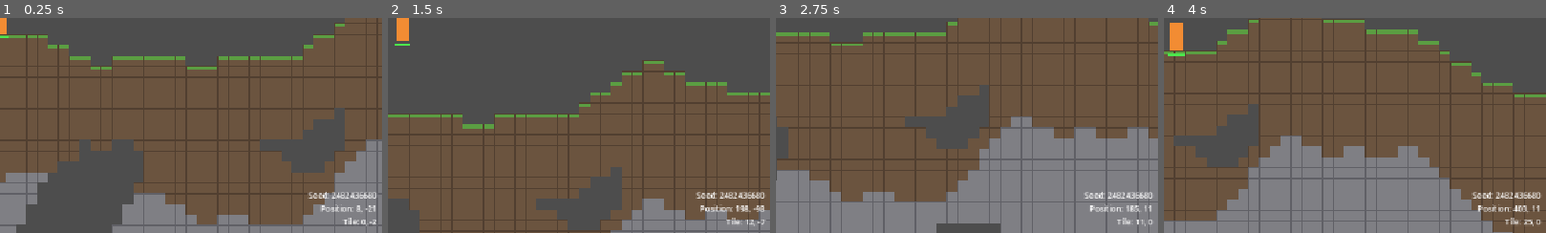
Above: before the commit, frames 1-4 (left to right).
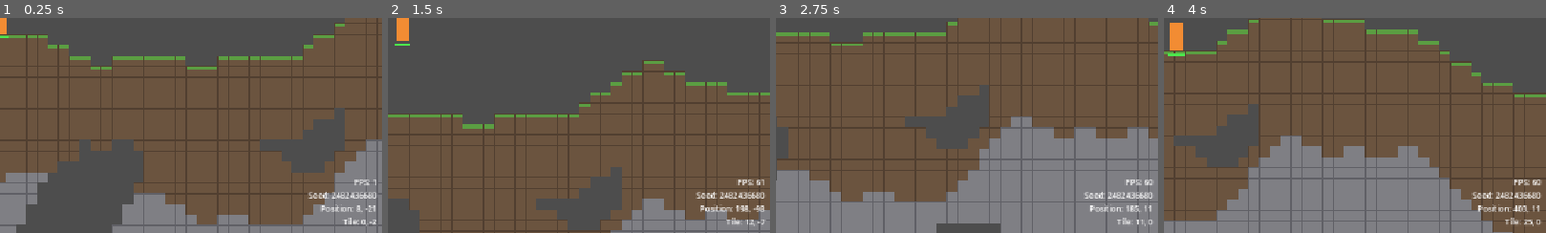
Above: after the commit, the same moments.

Repository: meyer1994/trr
Game: Godot game, scene res://scenes/main.tscn
Two runs of this game, one before a commit and one after it. Both use one fixed random seed, a clock stepped at 60 frames per second and the inputs below.
Inputs (mouse positions are % of the whole screen's width and height, from its top left):
- Up to frame 1 (0.25 s): no input
- Up to frame 2 (1.5 s): tap Enter at 0.5 s; move the mouse to (3, 69) at 0.52 s; press the mouse at (3, 69) at 0.53 s; hold Right (move_right) from 0.53 s (still down); tap Space (jump) at 0.77 s; move the mouse to (3, 75) at 1.27 s; release the mouse at (3, 75) at 1.28 s; right-click (3, 75) at 1.35 s; click (3, 75) at 1.42 s
- Up to frame 3 (2.75 s): tap Space (jump) at 1.52 s; move the mouse to (3, 82) at 2.02 s; release Right (move_right) at 2.03 s; hold Left (move_left) from 2.03 s (still down); tap 1 at 2.1 s; click (3, 82) at 2.17 s
- Up to frame 4 (4 s): move the mouse to (3, 89) at 2.77 s; release Left (move_left) at 2.78 s; hold Right (move_right) from 2.78 s (still down); tap 2 at 2.85 s; click (3, 89) at 2.92 s; tap Space (jump) at 3.02, 3.77 s; move the mouse to (3, 96) at 3.52 s; tap 3 at 3.6 s; click (3, 96) at 3.67 s
The pictures show only the part of the screen within x 50-100%, y 50-100%; the shares and areas given below are measured in that part.

The runs differ from the first frame. In frame 1, less than 0.1% of the frame differs, in the area x 92-99%, y 75-78%; in frame 2, 0.1%; in frame 3, 0.1%; in frame 4, 0.2%, in the area x 91-99%, y 75-78%.

Commit message:
Show FPS in the bottom-right info label
Co-authored-by: Cursor <cursoragent@cursor.com>

Diff:
--- a/scenes/main.tscn
+++ b/scenes/main.tscn
@@ -109,7 +109,7 @@
 anchor_right = 1.0
 anchor_bottom = 1.0
 offset_left = -208.0
-offset_top = -64.0
+offset_top = -80.0
 offset_right = -8.0
 offset_bottom = -8.0
 grow_horizontal = 0
--- a/scripts/world.gd
+++ b/scripts/world.gd
@@ -22,8 +22,8 @@
 func _process(_delta: float) -> void:
 	var position_px := Vector2i(player.global_position.round())
 	var cell := map.local_to_map(map.to_local(player.global_position))
-	info_label.text = "Seed: %d\nPosition: %d, %d\nTile: %d, %d" % [
-		world_seed, position_px.x, position_px.y, cell.x, cell.y,
+	info_label.text = "FPS: %d\nSeed: %d\nPosition: %d, %d\nTile: %d, %d" % [
+		Engine.get_frames_per_second(), world_seed, position_px.x, position_px.y, cell.x, cell.y,
 	]
 
 
